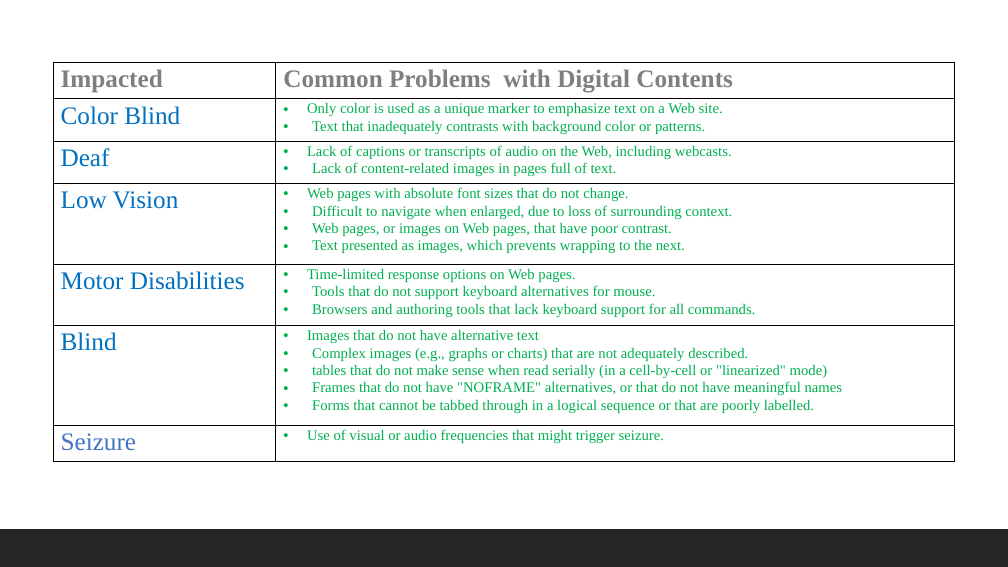
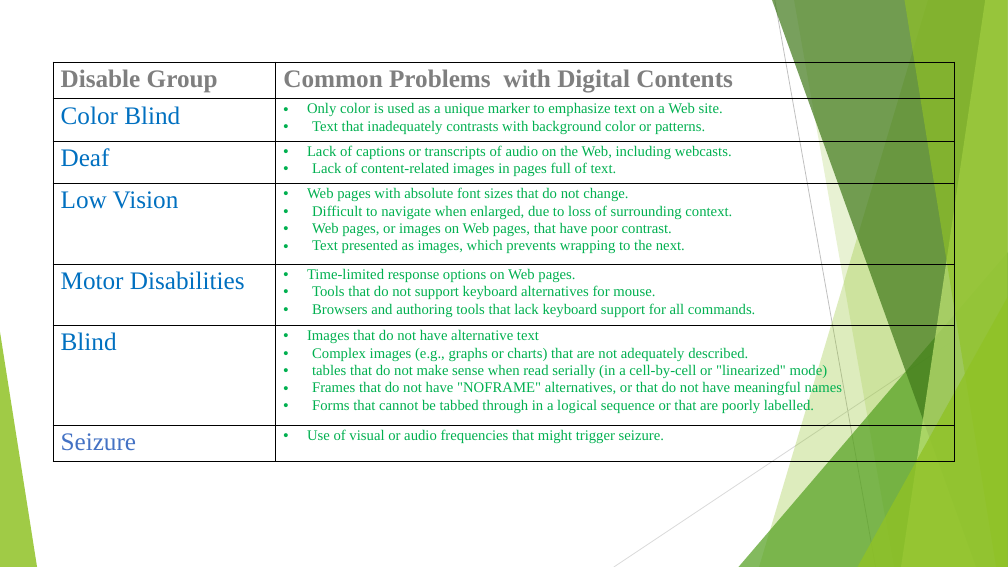
Before and after one commit to subash-s-acharya/UXDesignClass, a slide deck: slide 3 of Presentation/Accessibility For Digital Content & Services.pptx. Drawn at 1008x567 pixels with LibreOffice and Linux fonts; fonts in the diff are those of the drawing. Boxes give left, top, right and bottom in pixels: in the first picture for what was removed or moved away, otherwise in the second. Text is boxed around its words. In the diff, an @@ line names an element or a change of style, - is before the commit and + after.

```diff
--- a/Presentation/Accessibility For Digital Content & Services.pptx
+++ b/Presentation/Accessibility For Digital Content & Services.pptx
@@ table at [53,62,955,462] @@
-row 1, column 1: Impacted
+row 1, column 1: Disable Group
@@ group added at [0,0,1008,567]: 5 freeform shapes, 3 triangles, 2 lines @@
@@ rectangle removed at [0,529,1008,567] @@
```
Also in this commit, not shown: 8 other slides changed, 1 slide added, 1 other file.
